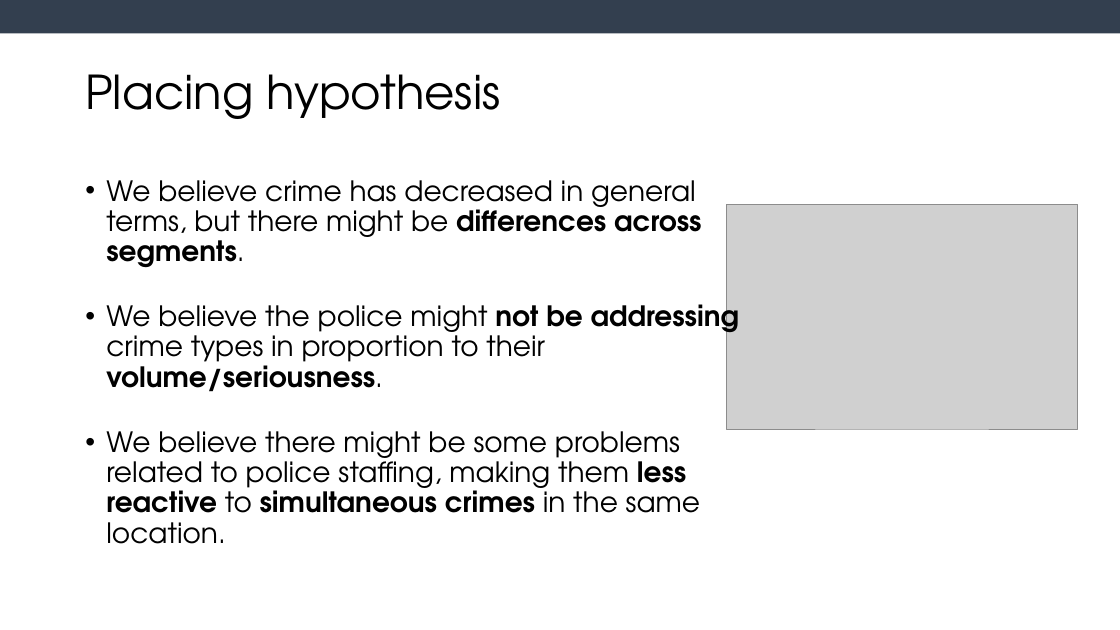
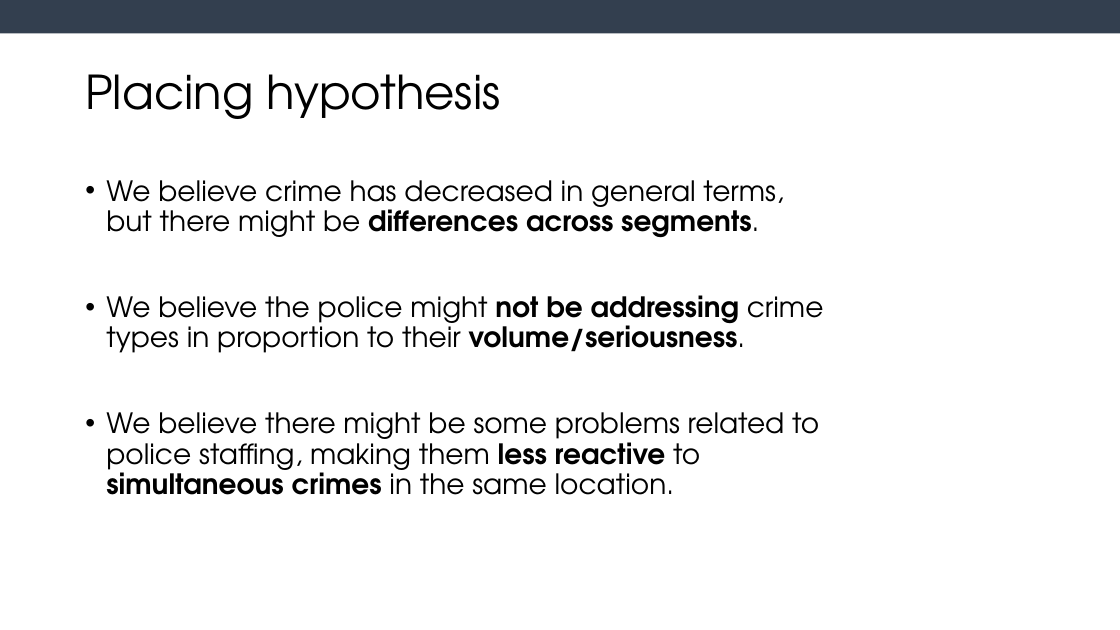
Before and after one commit to Vasco27/chicago_crimes_VD_1920, a slide deck: slide 6 of Criminality in Chicago_FOR_TOMORROW.pptx (slide 5 before the commit). Drawn at 1120x630 pixels with LibreOffice and Linux fonts; fonts in the diff are those of the drawing; grey boxes stand for pictures. Boxes give left, top, right and bottom in pixels: in the first picture for what was removed or moved away, otherwise in the second. Text is boxed around its words. In the diff, an @@ line names an element or a change of style, - is before the commit and + after.

```diff
--- a/Criminality in Chicago_FOR_TOMORROW.pptx
+++ b/Criminality in Chicago_FOR_TOMORROW.pptx
@@ text "We believe crime has decreased ..." at <box>106,180,824,495</box>: more space between paragraphs @@
@@ picture removed at <box>727,204,1079,429</box> @@
```
Also in this commit, not shown: 3 other slides changed, 1 slide added, 7 other files.
